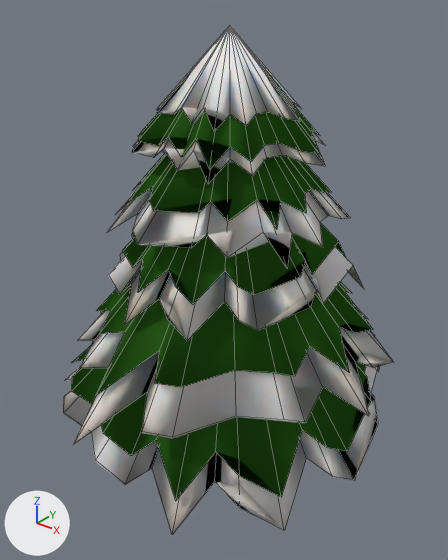
Two versions of the Blender file Assets/Prefabs/gran4.blend, one commit apart.
Rendered twice from a 50 mm lens placed at (1.85, -2.35, 1.44), pointed at (0.02, -0.07, 0.02). The axes (+X, +Y, +Z) are drawn at lower left. The lights are the same throughout. Mesh edges are drawn as thin lines.

Before the edit, the objects in view are built like this:
```python
ob_cone_001 = bpy.data.objects.new('Cone.001', me_cone_001)
ob_cone_001.location = (0.0, 0.0, 0.14)
ob_cone_001.scale = (0.801, 0.801, 0.801)
ob_cone_002 = bpy.data.objects.new('Cone.002', me_cone_002)
ob_cone_002.location = (0.0, 0.0, 0.454)
ob_cone_002.rotation_euler = (0.0, 0.0, 1.114)  # degrees (0, 0, 64)
ob_cone_002.scale = (0.732, 0.732, 0.732)
ob_cone_003 = bpy.data.objects.new('Cone.003', me_cone_003)
ob_cone_003.location = (0.0, 0.0, 0.673)
ob_cone_003.rotation_euler = (0.0, 0.0, -0.528)  # degrees (0, 0, -30)
ob_cone_003.scale = (0.558, 0.558, 0.558)
ob_cone_004 = bpy.data.objects.new('Cone.004', me_cone_004)
ob_cone_004.location = (0.0, 0.0, 0.934)
ob_cone_004.rotation_euler = (0.0, 0.0, -1.507)  # degrees (0, 0, -86)
ob_cone_004.scale = (0.506, 0.506, 0.506)
ob_cone_005 = bpy.data.objects.new('Cone.005', me_cone_005)
ob_cone_005.location = (0.0, 0.0, 1.16)
ob_cone_005.rotation_euler = (0.0, 0.0, -2.073)  # degrees (0, 0, -119)
ob_cone_005.scale = (0.407, 0.407, 0.407)
ob_cone_006 = bpy.data.objects.new('Cone.006', me_cone_006)
ob_cone_006.location = (0.0, 0.0, 1.182)
ob_cone_006.rotation_euler = (0.0, 0.0, -2.073)  # degrees (0, 0, -119)
ob_cone_006.scale = (0.382, 0.382, 0.382)
ob_cone_007 = bpy.data.objects.new('Cone.007', me_cone_007)
ob_cone_007.location = (0.0, 0.0, 0.969)
ob_cone_007.rotation_euler = (0.0, 0.0, -1.507)  # degrees (0, 0, -86)
ob_cone_007.scale = (0.421, 0.421, 0.421)
ob_cone_008 = bpy.data.objects.new('Cone.008', me_cone_008)
ob_cone_008.location = (0.0, 0.0, 0.725)
ob_cone_008.rotation_euler = (0.0, 0.0, -0.528)  # degrees (0, 0, -30)
ob_cone_008.scale = (0.488, 0.488, 0.488)
ob_cone_010 = bpy.data.objects.new('Cone.010', me_cone_010)
ob_cone_010.location = (0.0, 0.0, 0.225)
ob_cone_010.scale = (0.752, 0.752, 0.752)
# also in view: 'Cone.009' at (0.0, -0.1, 0.15); 'Cone.011' at (0.0, 0.04, 1.04)
```
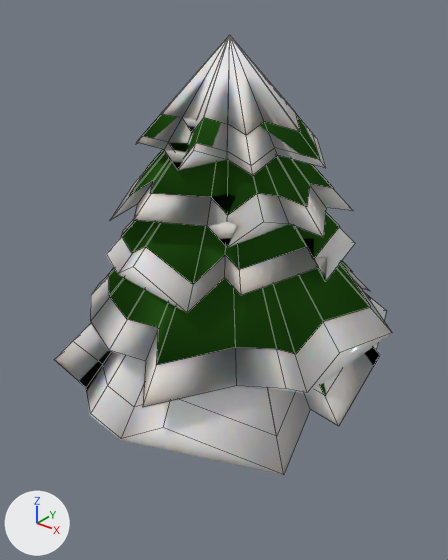
Pixel boxes (x1, y1, x2, y2) of what changed, in the pictures (448 x 560 px):
```json
{"object": "Cone.001", "change": "moved, modifiers changed", "before": [63, 365, 380, 535], "after": [54, 299, 386, 475]}
{"object": "Cone.002", "change": "moved, modifiers changed", "before": [73, 304, 393, 445], "after": [89, 269, 392, 408]}
{"object": "Cone.009", "change": "moved, modifiers changed", "before": [96, 282, 373, 395], "after": [108, 261, 371, 365]}
{"object": "Cone.003", "change": "moved, modifiers changed", "before": [108, 246, 364, 341], "after": [106, 219, 355, 313]}
{"object": "Cone.010", "change": "moved, rescaled, modifiers changed", "before": [72, 334, 375, 501], "after": [320, 295, 371, 395]}
{"object": "Cone.008", "change": "moved, modifiers changed", "before": [122, 223, 346, 304], "after": [122, 213, 340, 284]}
{"object": "Cone.004", "change": "moved, modifiers changed", "before": [108, 186, 351, 269], "after": [110, 171, 353, 248]}
{"object": "Cone.007", "change": "moved, modifiers changed", "before": [126, 153, 331, 229], "after": [130, 150, 333, 215]}
{"object": "Cone.011", "change": "moved, modifiers changed", "before": [157, 26, 302, 132], "after": [161, 35, 300, 136]}
{"object": "Cone.006", "change": "moved, modifiers changed", "before": [138, 106, 319, 170], "after": [142, 113, 320, 160]}
{"object": "Cone.005", "change": "modifiers changed", "before": [132, 131, 325, 185], "after": [136, 117, 326, 176]}
```

Edits to the scene script, one JSON object a line:
```json
{"op": "set", "path": "ob_cone_001.location", "old": "(0.0, 0.0, 0.14)", "new": "(0.0, 0.0, 0.425)"}
{"op": "add", "block": "ob_cone_001", "code": "_m = ob_cone_001.modifiers.new('Decimate', 'DECIMATE')"}
{"op": "add", "block": "ob_cone_001", "code": "_m.ratio = 0.6"}
{"op": "set", "path": "ob_cone_002.location", "old": "(0.0, 0.0, 0.454)", "new": "(0.0, 0.0, 0.62)"}
{"op": "add", "block": "ob_cone_002", "code": "_m = ob_cone_002.modifiers.new('Decimate', 'DECIMATE')"}
{"op": "add", "block": "ob_cone_002", "code": "_m.ratio = 0.6"}
{"op": "set", "path": "ob_cone_003.location", "old": "(0.0, 0.0, 0.673)", "new": "(0.0, 0.0, 0.789)"}
{"op": "add", "block": "ob_cone_003", "code": "_m = ob_cone_003.modifiers.new('Decimate', 'DECIMATE')"}
{"op": "add", "block": "ob_cone_003", "code": "_m.ratio = 0.6"}
{"op": "set", "path": "ob_cone_004.location", "old": "(0.0, 0.0, 0.934)", "new": "(0.0, 0.0, 0.981)"}
{"op": "add", "block": "ob_cone_004", "code": "_m = ob_cone_004.modifiers.new('Decimate', 'DECIMATE')"}
{"op": "add", "block": "ob_cone_004", "code": "_m.ratio = 0.6"}
{"op": "add", "block": "ob_cone_005", "code": "_m = ob_cone_005.modifiers.new('Decimate', 'DECIMATE')"}
{"op": "add", "block": "ob_cone_005", "code": "_m.ratio = 0.6"}
{"op": "set", "path": "ob_cone_006.location", "old": "(0.0, 0.0, 1.182)", "new": "(0.0, 0.0, 1.164)"}
{"op": "add", "block": "ob_cone_006", "code": "_m = ob_cone_006.modifiers.new('Decimate', 'DECIMATE')"}
{"op": "add", "block": "ob_cone_006", "code": "_m.ratio = 0.6"}
{"op": "set", "path": "ob_cone_007.location", "old": "(0.0, 0.0, 0.969)", "new": "(0.0, 0.0, 0.998)"}
{"op": "add", "block": "ob_cone_007", "code": "_m = ob_cone_007.modifiers.new('Decimate', 'DECIMATE')"}
{"op": "add", "block": "ob_cone_007", "code": "_m.ratio = 0.6"}
{"op": "set", "path": "ob_cone_008.location", "old": "(0.0, 0.0, 0.725)", "new": "(0.0, 0.0, 0.803)"}
{"op": "add", "block": "ob_cone_008", "code": "_m = ob_cone_008.modifiers.new('Decimate', 'DECIMATE')"}
{"op": "add", "block": "ob_cone_008", "code": "_m.ratio = 0.6"}
{"op": "set", "path": "ob_cone_009.location", "old": "(0.0, 0.0, 0.52)", "new": "(0.0, 0.0, 0.641)"}
{"op": "add", "block": "ob_cone_009", "code": "_m = ob_cone_009.modifiers.new('Decimate', 'DECIMATE')"}
{"op": "add", "block": "ob_cone_009", "code": "_m.ratio = 0.6"}
{"op": "set", "path": "ob_cone_010.location", "old": "(0.0, 0.0, 0.225)", "new": "(0.0, 0.0, 0.436)"}
{"op": "set", "path": "ob_cone_010.scale", "old": "(0.752, 0.752, 0.752)", "new": "(0.708, 0.708, 0.708)"}
{"op": "add", "block": "ob_cone_010", "code": "_m = ob_cone_010.modifiers.new('Decimate', 'DECIMATE')"}
{"op": "add", "block": "ob_cone_010", "code": "_m.ratio = 0.6"}
{"op": "set", "path": "ob_cone_011.location", "old": "(0.0, 0.0, 1.216)", "new": "(0.0, 0.0, 1.176)"}
{"op": "add", "block": "ob_cone_011", "code": "_m = ob_cone_011.modifiers.new('Decimate', 'DECIMATE')"}
{"op": "add", "block": "ob_cone_011", "code": "_m.ratio = 0.6"}
```
